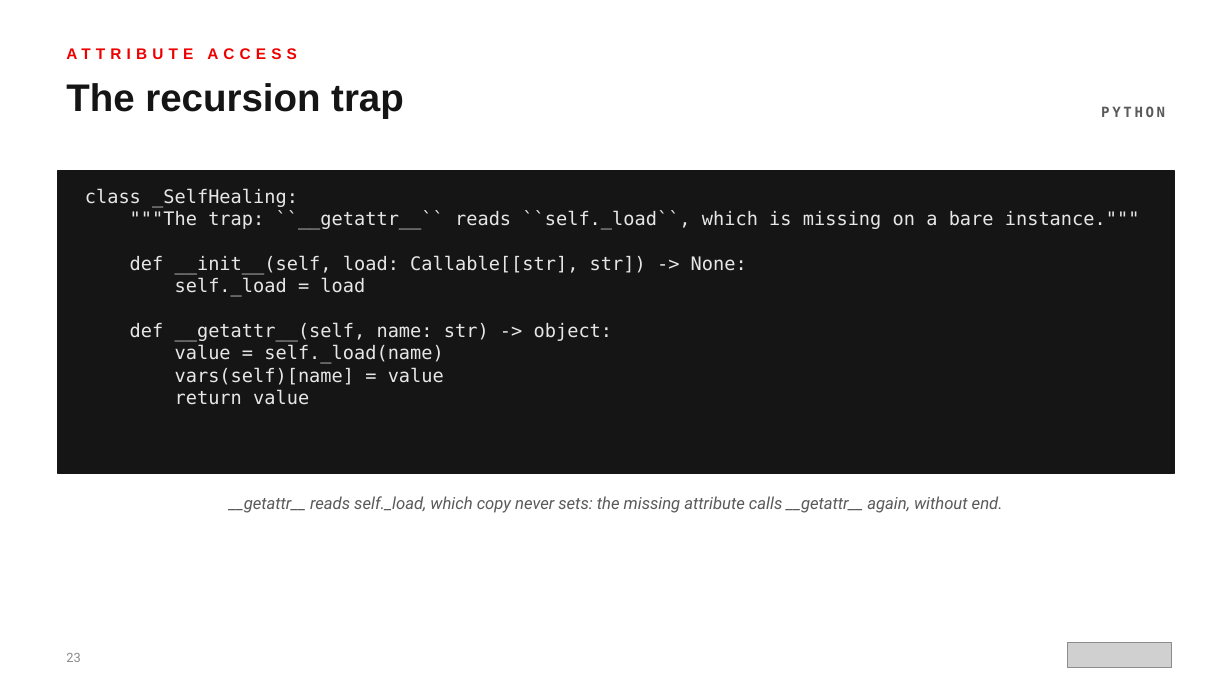
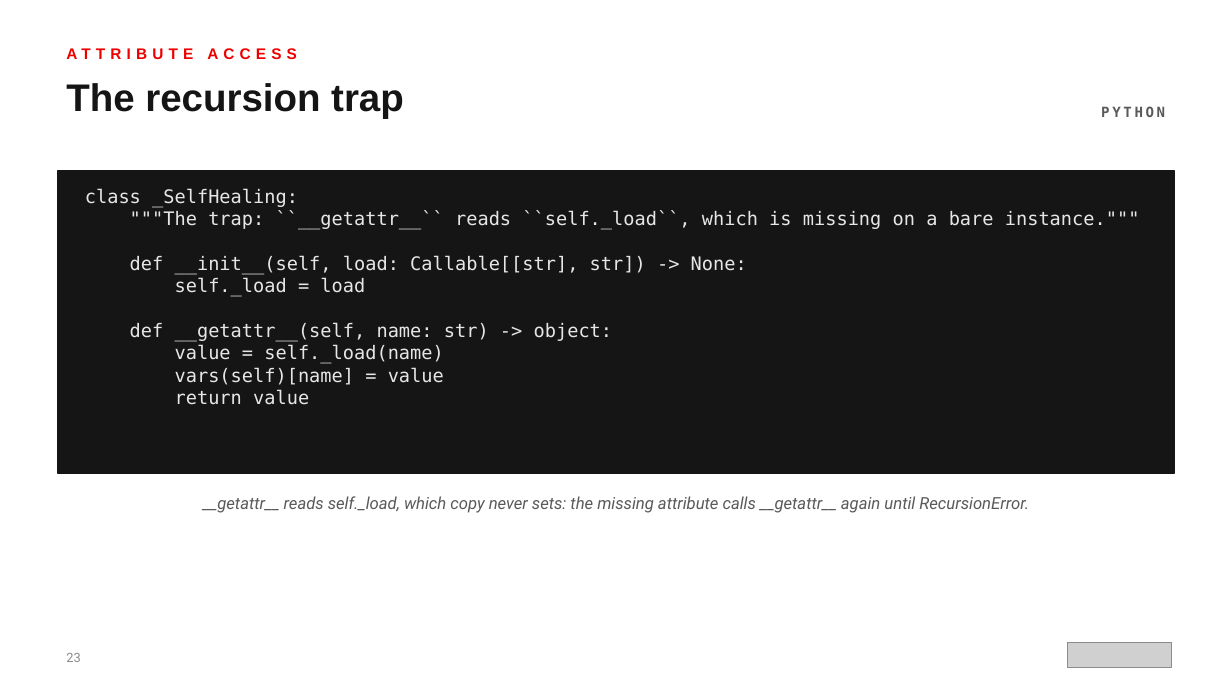
Before and after one commit to patterncatalyst/design-patterns-with-python, a slide deck: slide 23 of presentation/design-patterns-with-python-201-idiomatic-python.pptx. Drawn at 1232x693 pixels with LibreOffice and Linux fonts; fonts in the diff are those of the drawing; grey boxes stand for pictures. Boxes give left, top, right and bottom in pixels: in the first picture for what was removed or moved away, otherwise in the second. Text is boxed around its words. In the diff, an @@ line names an element or a change of style, - is before the commit and + after.

```diff
--- a/presentation/design-patterns-with-python-201-idiomatic-python.pptx
+++ b/presentation/design-patterns-with-python-201-idiomatic-python.pptx
@@ text at [203, 496, 1029, 513]: text changed @@
-__getattr__ reads self._load, which copy never sets: the missing attribute calls __getattr__ again, without end.
+__getattr__ reads self._load, which copy never sets: the missing attribute calls __getattr__ again until RecursionError.
```
Also in this commit, not shown: 3 other slides changed, 3 other files.
